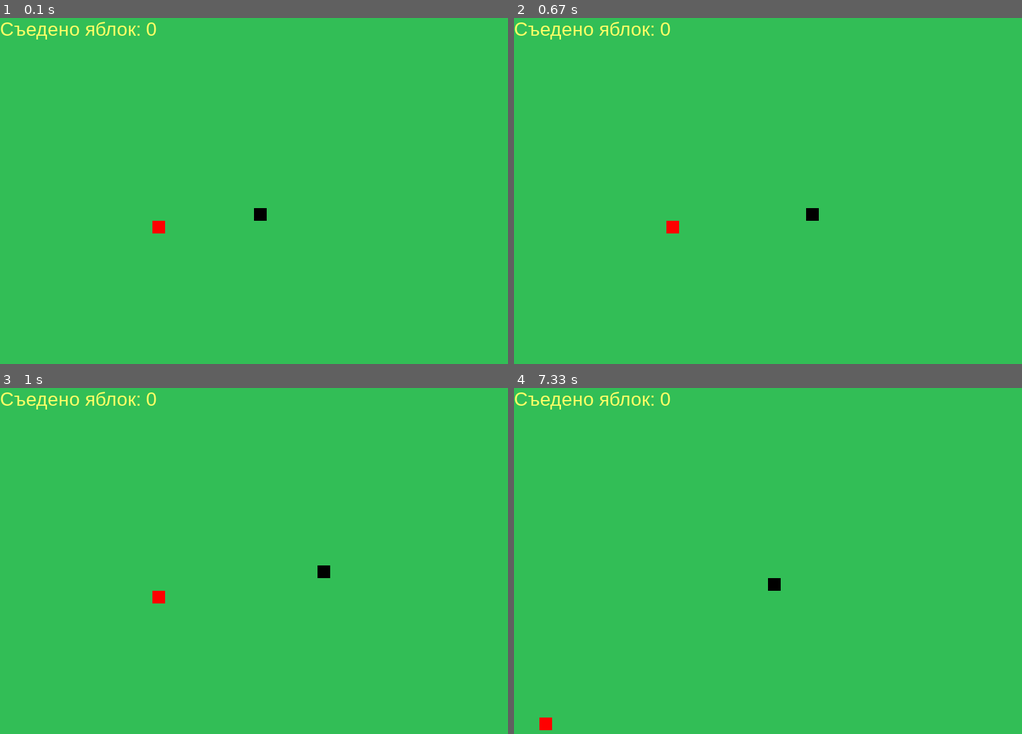
Above: before the commit, frames 1-4 (two rows, left to right).
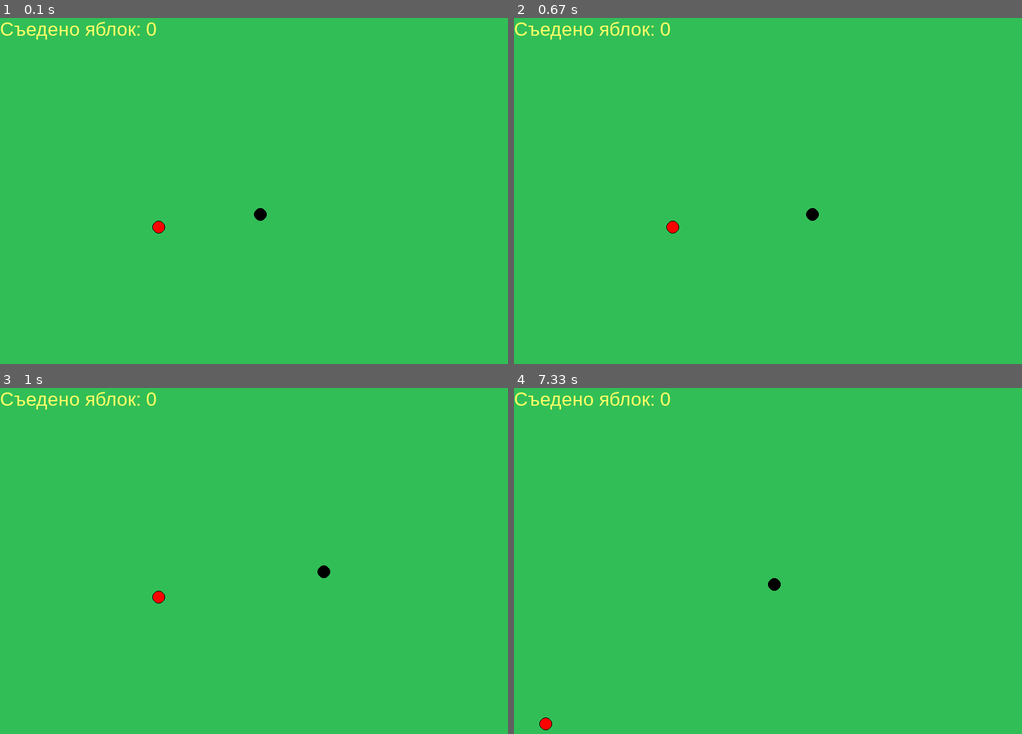
Above: after the commit, the same moments.

Repository: skylinetmk/MyPyGame
Game: pygame game, started from snake.py
Two runs of this game, one before a commit and one after it. Both use one fixed random seed, a clock stepped at 60 frames per second and the inputs below.
Inputs:
- Up to frame 1 (0.1 s): no input
- Up to frame 2 (0.67 s): hold Right from 0.33 s (still down)
- Up to frame 3 (1 s): release Right at 0.8 s; hold Up from 0.83 s (still down)
- Up to frame 4 (7.33 s): release Up at 1.13 s; hold Right 1.17-1.63 s; hold Down 2.23-2.53 s; hold Left 2.57-2.97 s; hold Up 3-3.37 s; hold Right 3.4-4.03 s; hold Down 4.07-4.43 s; hold Left 4.47-4.93 s; hold Right 4.97-5.43 s; hold Up 5.47-5.77 s; hold Right 5.8-6.27 s; hold Left 6.3-6.83 s; hold Down 6.87-7.17 s; tap C at 7.2 s

The runs differ from the first frame. In frame 1, less than 0.1% of the frame differs, in the area x 30-53%, y 54-63%; in frame 2, less than 0.1%; in frame 3, less than 0.1%; in frame 4, less than 0.1%.

Commit message:
Сделали отдельную функцию под еду змейки. Изменили еду на более презентабельную. Теперь это круг с окантовкой. Змейка также состоит теперь из кругов двух типов.

Diff:
--- a/snake.py
+++ b/snake.py
@@ -19,8 +19,10 @@
 #обозначаем цвета в rgb
 yellow = (255, 255, 102)
 dis_fon = (50, 190, 86)
-snake_color = (0, 0, 0)
-food_color = (255, 0, 0)
+snake_color1 = (0, 0, 0)
+snake_color2 = (50, 0, 0)
+food_color1 = (255, 0, 0)
+food_color2 = (0, 0, 0)
 dispay_mes_color = (190, 0, 0)
 
 #стиль выводимого текста на экран при ошибках или окончании игры
@@ -42,8 +44,22 @@
 
 #Функция отображения тела змейки
 def my_snake(snake_block, snake_list):
+   i=0
    for x in snake_list:
-       pygame.draw.rect(dis, snake_color, [x[0], x[1], snake_block, snake_block])
+       # змейка из квадратов
+       #pygame.draw.rect(dis, snake_color, [x[0], x[1], snake_block, snake_block])
+       #змейка из шаров, чуть ее разннобразим
+       if i%2 == 0:
+           pygame.draw.circle(dis, snake_color1, [x[0] + snake_block/2, x[1] + snake_block/2], snake_block/2)
+       else:
+           pygame.draw.circle(dis, snake_color2, [x[0] + snake_block/2, x[1] + snake_block/2], snake_block/2  + snake_block/8)
+       i += 1
+
+#Функция отображения еды змейки
+def my_apple(x,y):
+    # pygame.draw.rect(dis, food_color, [x, y, snake_block, snake_block])
+    pygame.draw.circle(dis, food_color1, [x + snake_block/2, y + snake_block/2],  snake_block/2) #само тело яблока
+    pygame.draw.circle(dis, food_color2, [x + snake_block / 2, y + snake_block / 2], snake_block/2, 1) #окантовка яблока
 
 def score(score_text):
    value = score_font.render("Съедено яблок: " + str(score_text), True, yellow)
@@ -113,9 +129,7 @@
                 # присваиваем переменной нажатие кнопки - направления движения, для того чтоб змейка не разворачивалась головой в свое же тело
                 global_key_go = event.key
 
-
-
-        # проверяем новое значение положение головы змейки, если з апределами экрана, то окончание игры
+        # проверяем новое значение положение головы змейки, если за пределами экрана, то окончание игры
         if snake_x >= display_width or snake_x < 0 or snake_y >= display_height or snake_y < 0:
             game_close = True
 
@@ -123,8 +137,8 @@
         snake_y += snake_y_change #Записываем новое значение положения змейки по оси y.
         #заливка
         dis.fill(dis_fon)
-        # рисуем змейку
-        pygame.draw.rect(dis, food_color, [foodx, foody, snake_block, snake_block])
+        # рисуем еду змейки
+        my_apple(foodx, foody)
         # Создаём список, в котором будет храниться показатель длины змейки при движениях.
         snake_Head = []
         snake_Head.append(snake_x)  # Добавляем значения в список при изменении по оси х.
@@ -137,6 +151,7 @@
                 game_close = True
         # рисуем змейку
         my_snake(snake_block, snake_List)
+        # выводим текущий счет съеденных яблок
         score(Length_of_snake - 1)
         pygame.display.update() #обновляем дисплей
 
@@ -145,8 +160,6 @@
             foody = round(random.randrange(0, display_height - snake_block) / snake_block) * snake_block
             Length_of_snake += 1
 
-
-
         clock.tick(snake_speed) #скорость игры
 
     pygame.quit()
